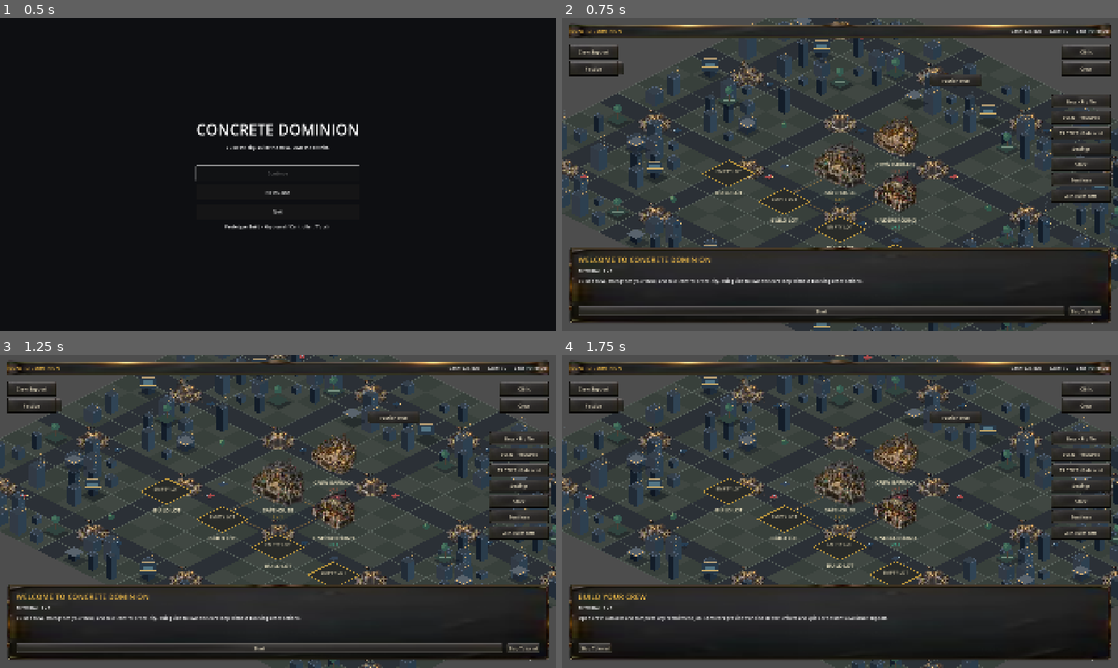
Above: before the commit, frames 1-4 (two rows, left to right).
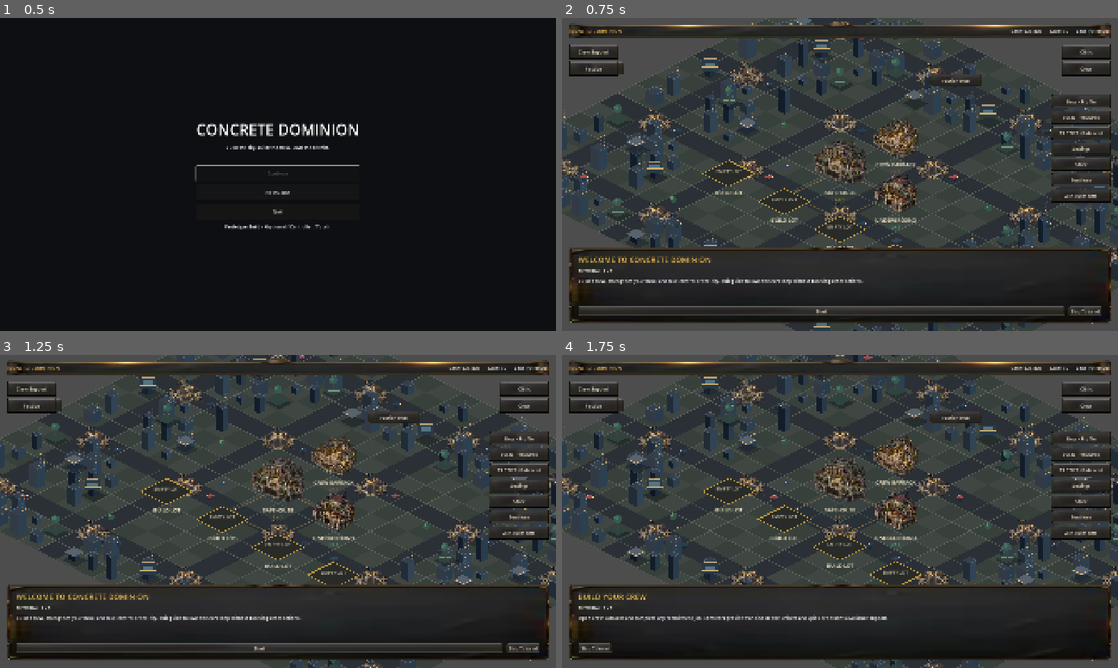
Above: after the commit, the same moments.

Repository: betasio/ConcreteDominion
Game: Godot game, scene res://scenes/core/Boot.tscn
The game is run twice, just before and just after one commit, with the same random seed, the same clock (stepped at 60 frames per second) and the same inputs.
Inputs:
- Up to frame 1 (0.5 s): no input
- Up to frame 2 (0.75 s): click "New Game" at 0.5 s
- Up to frame 3 (1.25 s): no input
- Up to frame 4 (1.75 s): click "Start" at 1.25 s

Frame 1 is identical in both runs. In frame 2, 1.3% of the frame differs, in the area x 45-65%, y 31-63%; in frame 3, 1.4%, in the area x 45-64%, y 25-56%; in frame 4, 1.4%.

Commit message:
Anchor premium building sprites consistently on the isometric ground

Diff:
--- a/scripts/buildings/Building.gd
+++ b/scripts/buildings/Building.gd
@@ -76,7 +76,10 @@
 		var art_width := 208.0 if building_type == &"safehouse" else 172.0
 		var art_height := 186.0 if building_type == &"safehouse" else 154.0
 		var scale_factor := minf(art_width / maxf(1.0, size.x), art_height / maxf(1.0, size.y))
-		draw_texture_rect(art_texture, Rect2(-size * scale_factor * 0.5 + Vector2(0, -42), size * scale_factor), false)
+		# Anchor the illustration by its footprint so roofs rise above the lot
+		# rather than drifting when different source aspect ratios are imported.
+		var rendered_size := size * scale_factor
+		draw_texture_rect(art_texture, Rect2(Vector2(-rendered_size.x * 0.5, 38.0 - rendered_size.y), rendered_size), false)
 		if is_constructing:
 			draw_arc(Vector2(0, -35), 108.0, 0.0, TAU, 48, Color(0.90, 0.68, 0.20), 4.0)
 		if is_selected:
